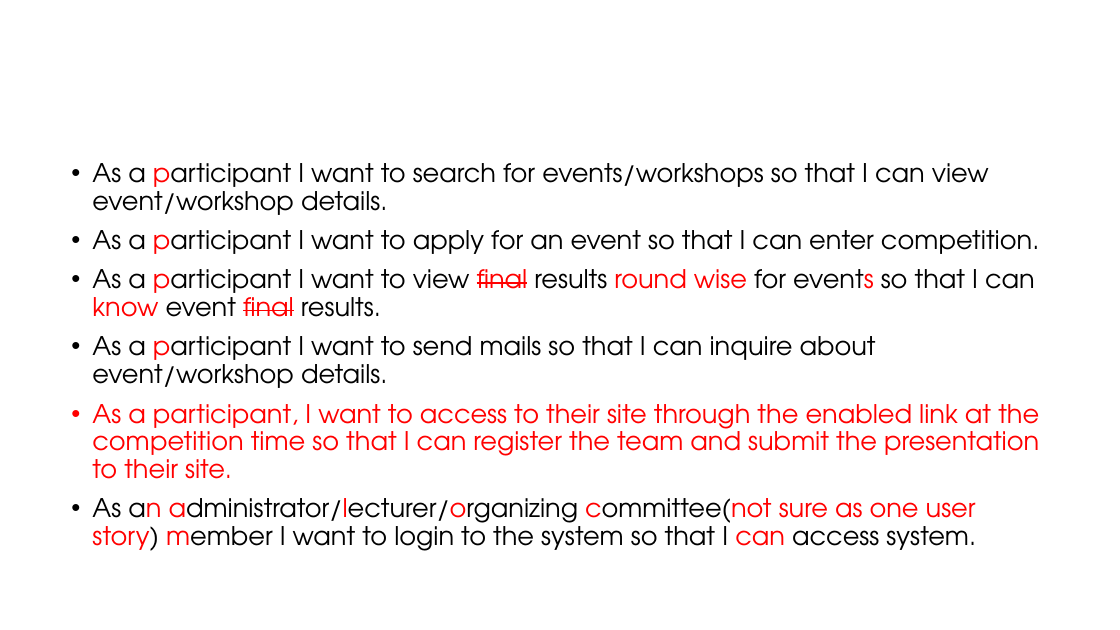
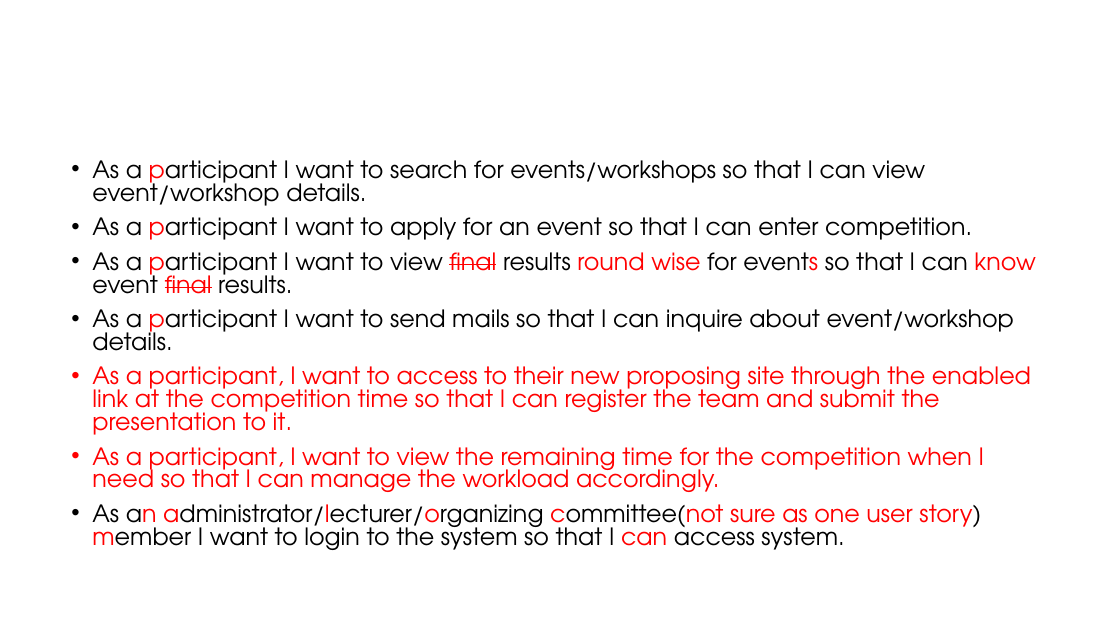
Before and after one commit to Sajith16/CSSEDocs, a slide deck: slide 13 of CodeFest-Management-Tool.pptx. Drawn at 1120x630 pixels with LibreOffice and Linux fonts; fonts in the diff are those of the drawing; background and template pictures are left out. Boxes give left, top, right and bottom in pixels: in the first picture for what was removed or moved away, otherwise in the second. Text is boxed around its words. In the diff, an @@ line names an element or a change of style, - is before the commit and + after.

Commit message:
updated

```diff
--- a/CodeFest-Management-Tool.pptx
+++ b/CodeFest-Management-Tool.pptx
@@ text at [92, 160, 1035, 550]: size 22 to 20.4 pt in "As a participant I want to search ...", "As a participant I want to apply ...", "As a participant I want to view ...", "As a participant I want to send ..." and 1 more places; line spacing 0.9 to 0.8 @@
@@ text at [92, 366, 1031, 492]: text changed; size 22 to 20.4 pt @@
-• As a participant, I want to access to their site through the enabled link at the competition time so that I can register the team and submit the presentation to their site.
+• As a participant, I want to access to their new proposing site through the enabled link at the competition time so that I can register the team and submit the presentation to it.
+• As a participant, I want to view the remaining time for the competition when I need so that I can manage the workload accordingly.
```
